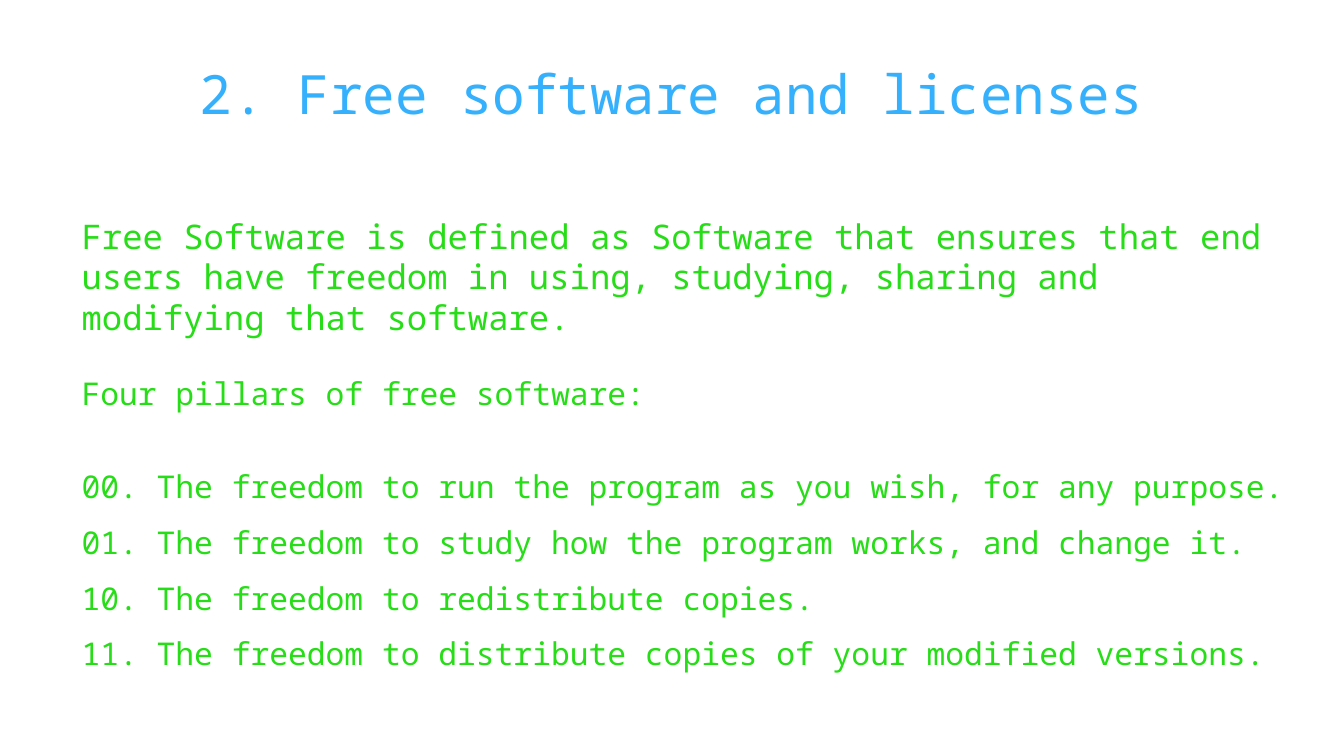
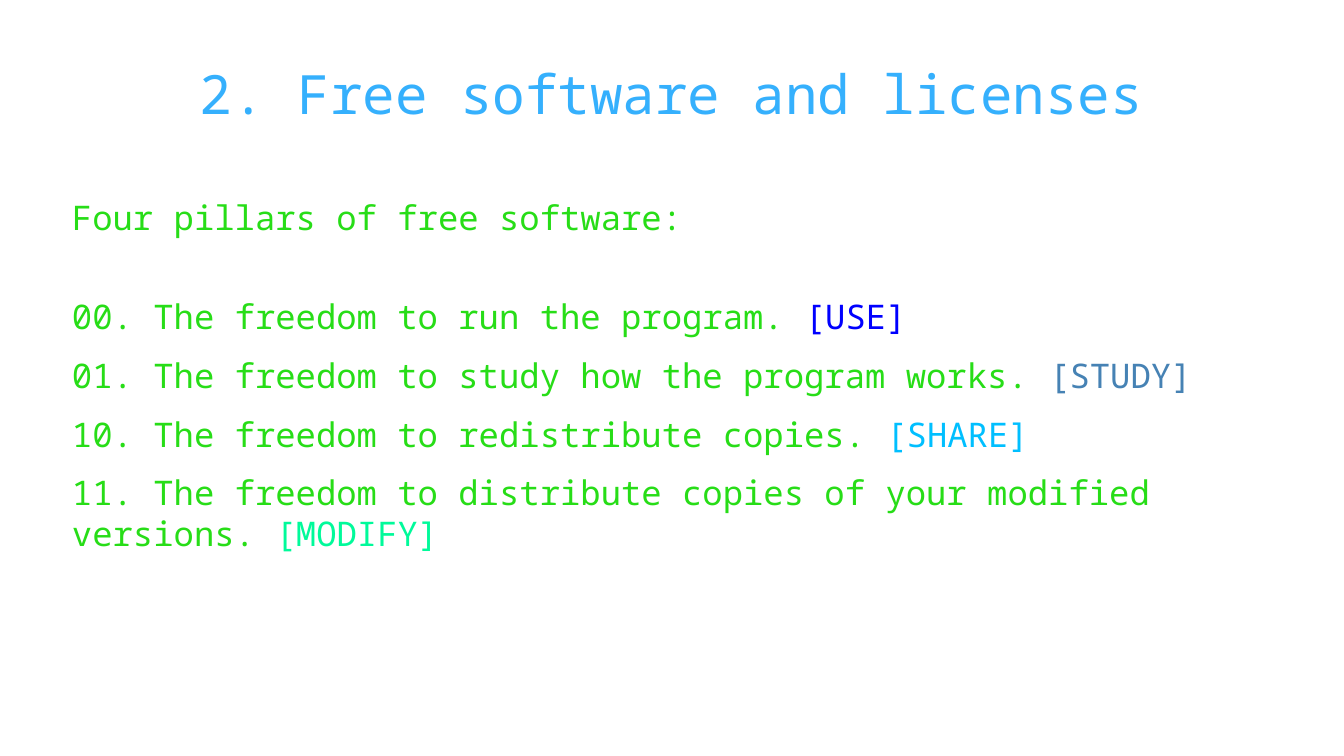
Before and after one commit to WAPEETY/open-source-presentation, a slide deck: slide 7 of open_source.odp (slide 6 before the commit). Drawn at 1344x756 pixels with LibreOffice and Linux fonts; fonts in the diff are those of the drawing; background and template pictures are left out. Boxes give left, top, right and bottom in pixels: in the first picture for what was removed or moved away, otherwise in the second. Text is boxed around its words. In the diff, an @@ line names an element or a change of style, - is before the commit and + after.

```diff
--- a/open_source.odp
+++ b/open_source.odp
@@ text at [72, 204, 682, 238]: size 18.5 to 20 pt in "Four pillars of free software:" @@
@@ text "Four pillars of free software:": place and size @@
-text "Four pillars of free software:" at [82, 381, 1283, 673]
+text "Four pillars of free software:" at [72, 204, 1191, 552]
@@ text removed at [82, 223, 1261, 339] @@
-Free Software is defined as Software that ensures that end users have freedom in using, studying, sharing and modifying that software.
@@ text at [72, 303, 1191, 552]: text changed; size 18.5 to 20 pt @@
-00. The freedom to run the program as you wish, for any purpose.
-01. The freedom to study how the program works, and change it.
-10. The freedom to redistribute copies.
-11. The freedom to distribute copies of your modified versions.
+00. The freedom to run the program. [USE]
+01. The freedom to study how the program works. [STUDY]
+10. The freedom to redistribute copies. [SHARE]
+11. The freedom to distribute copies of your modified versions. [MODIFY]
```
Also in this commit, not shown: 5 other slides changed, 1 slide added.
